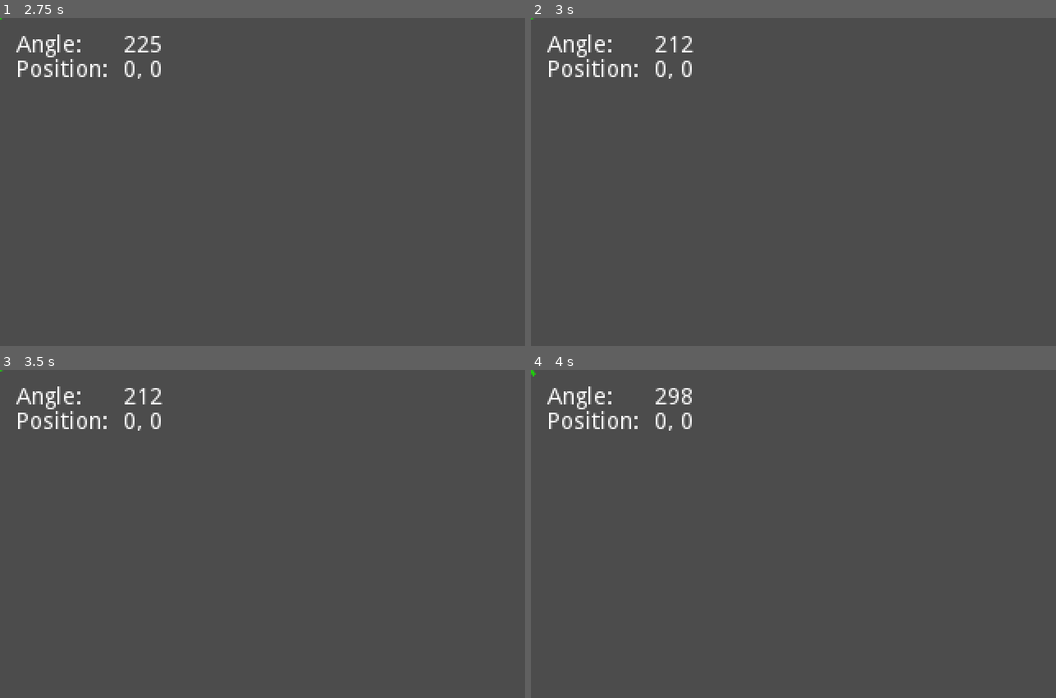
Above: before the commit, frames 1-4 (two rows, left to right).
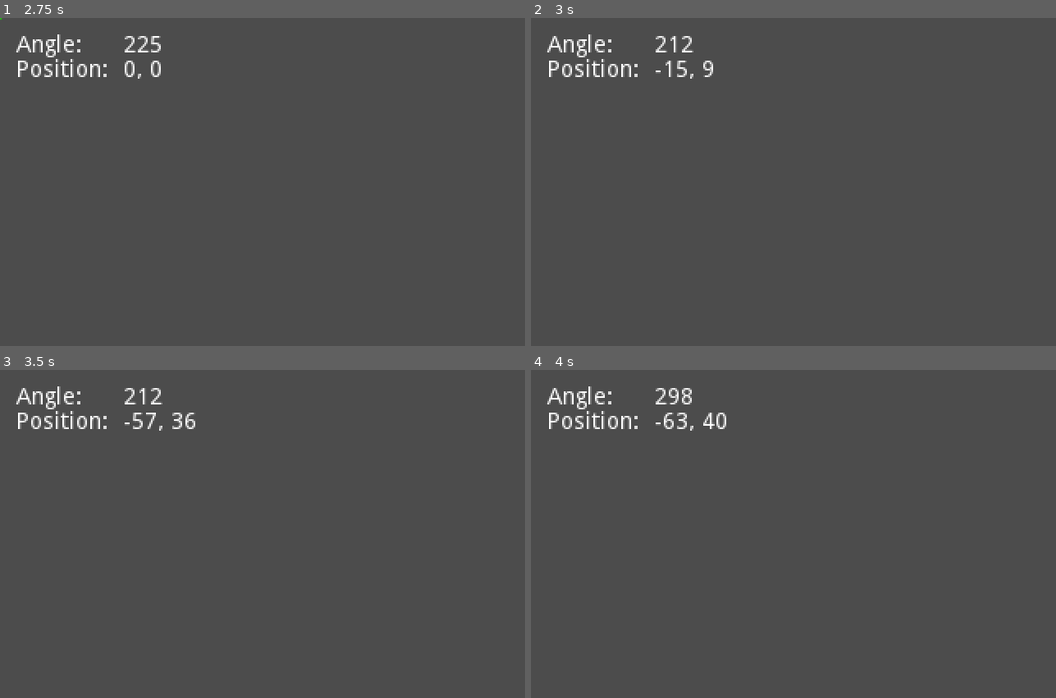
Above: after the commit, the same moments.

Repository: rdparedes/doom-godot
Game: Godot game, scene res://Main.tscn
Same seed, same stepped clock (60 frames per second), same inputs: the game is played once before the commit and once after it.
Inputs:
- Up to frame 1 (2.75 s): tap Enter at 0.5 s; hold Right (ui_right) 0.53-1.28 s; hold Left (ui_left) 1.28-2.03 s; hold Right (ui_right) from 2.03 s (still down)
- Up to frame 2 (3 s): release Right (ui_right) at 2.78 s; hold Up (ui_up) from 2.78 s (still down)
- Up to frame 3 (3.5 s): keep holding Up (ui_up)
- Up to frame 4 (4 s): release Up (ui_up) at 3.53 s; hold Left (ui_left) from 3.53 s (still down)

Frame 1 is identical in both runs. In frame 2, 0.3% of the frame differs, in the area x 0-35%, y 0-19%; in frame 3, 0.3%; in frame 4, 0.4%, in the area x 0-38%, y 0-19%.

Commit message:
Adds directional movement to player

Diff:
--- a/Main.gd
+++ b/Main.gd
@@ -11,4 +11,4 @@
 
 func _process(delta):
 	$Debug.update_player_angle($Player.get_angle())
-	$Debug.update_player_position($Player.position)
+	$Debug.update_player_position($Player.get_position_as_int())
--- a/Main.tscn
+++ b/Main.tscn
@@ -13,5 +13,6 @@
 
 gravity = 0.0
 angular_velocity = 200
+speed = 100
 
 [node name="Debug" parent="." index="1" instance=ExtResource( 3 )]
--- a/Player.gd
+++ b/Player.gd
@@ -1,9 +1,16 @@
 extends Area2D
 
 export (int) var angular_velocity
+export (int) var speed
 
 func get_angle():
 	return int(abs(rotation_degrees))
+
+func get_position_as_int():
+	return {
+		"x": int(position.x),
+		"y": int(position.y)
+	}
 
 func _ready():
 	# Called when the node is added to the scene for the first time.
@@ -29,4 +36,5 @@
 		rotation_degrees = 0
 
 func _move_forward(delta):
-	pass
+	position.x += (delta * speed) * cos(rotation)
+	position.y += (delta * speed) * sin(rotation)
--- a/Player.tscn
+++ b/Player.tscn
@@ -18,6 +18,7 @@
 "_edit_group_": true
 }
 angular_velocity = null
+speed = null
 
 [node name="Sprite" type="Sprite" parent="." index="0"]
 
